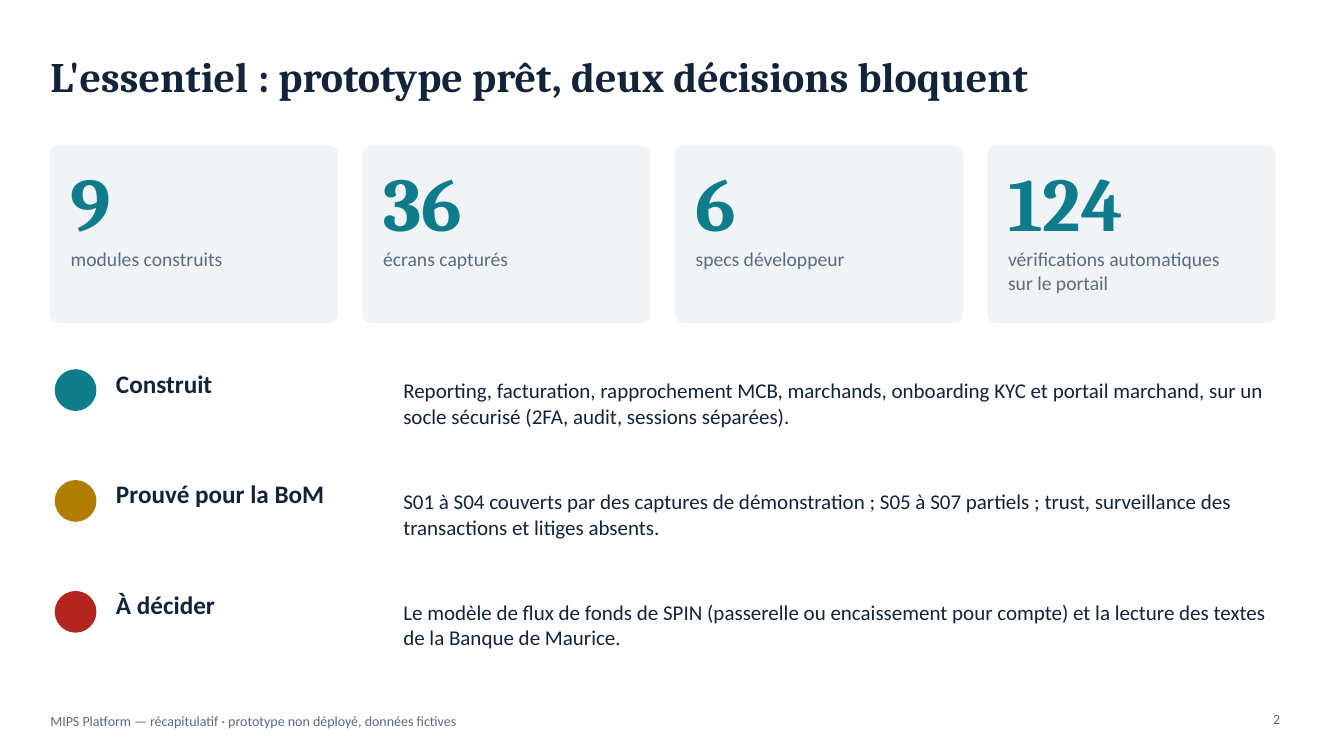
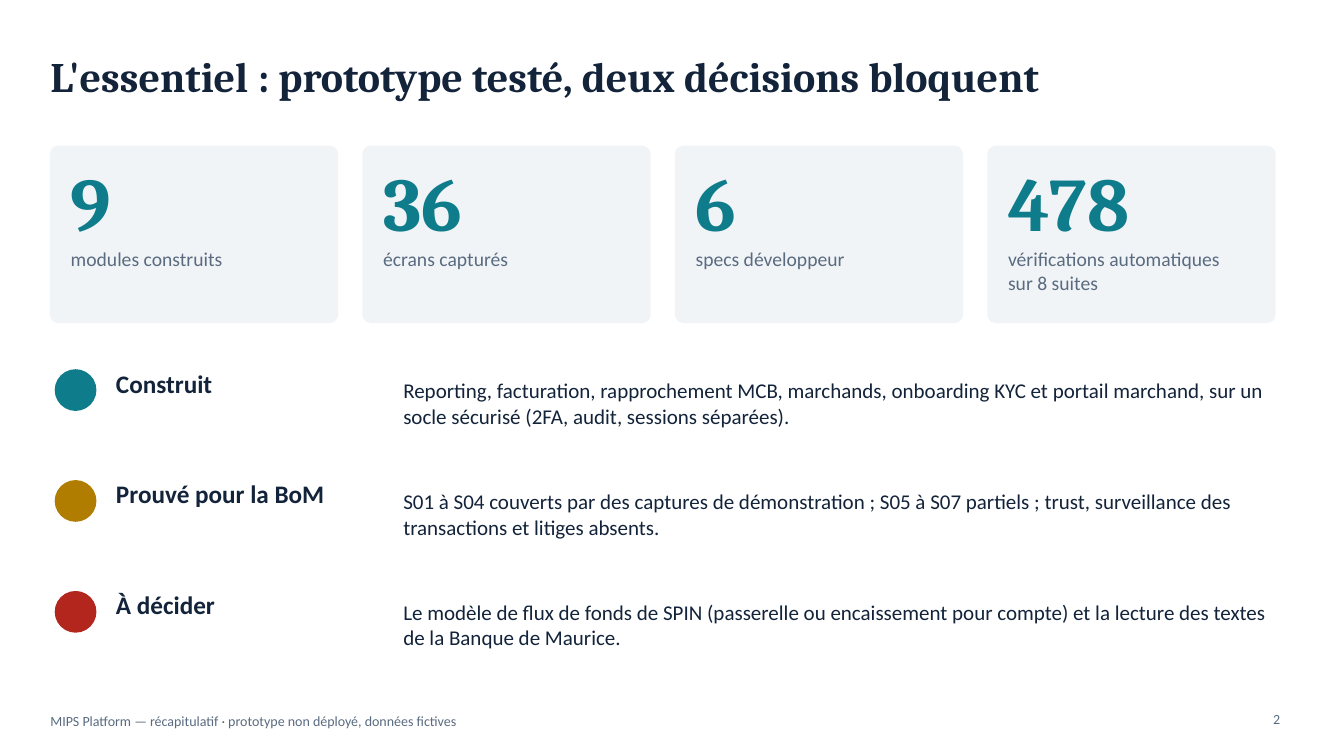
Before and after one commit to fmassonmips/mips-platform, a slide deck: slide 2 of outputs/recap/MIPS-recapitulatif.pptx. Drawn at 1344x756 pixels with LibreOffice and Linux fonts; fonts in the diff are those of the drawing. Boxes give left, top, right and bottom in pixels: in the first picture for what was removed or moved away, otherwise in the second. Text is boxed around its words. In the diff, an @@ line names an element or a change of style, - is before the commit and + after.

```diff
--- a/outputs/recap/MIPS-recapitulatif.pptx
+++ b/outputs/recap/MIPS-recapitulatif.pptx
@@ title at bbox=[50, 62, 1039, 102]: text changed @@
-L'essentiel : prototype prêt, deux décisions bloquent
+L'essentiel : prototype testé, deux décisions bloquent
@@ text at bbox=[1008, 179, 1129, 232]: text changed @@
-124
+478
@@ text at bbox=[1008, 276, 1098, 290]: text changed @@
-sur le portail
+sur 8 suites
```
Also in this commit, not shown: 1 slide added, 1 other file.
